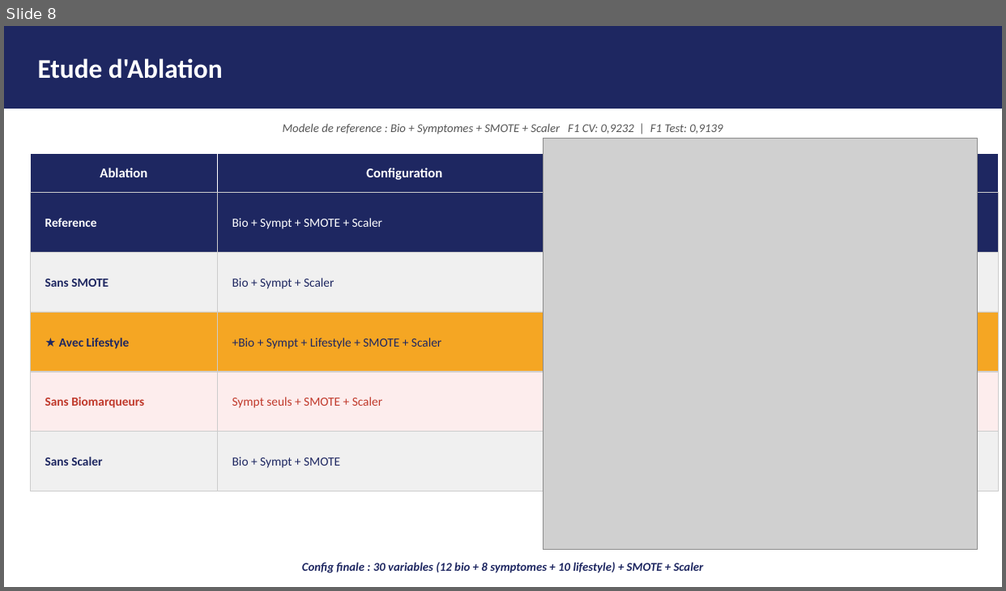
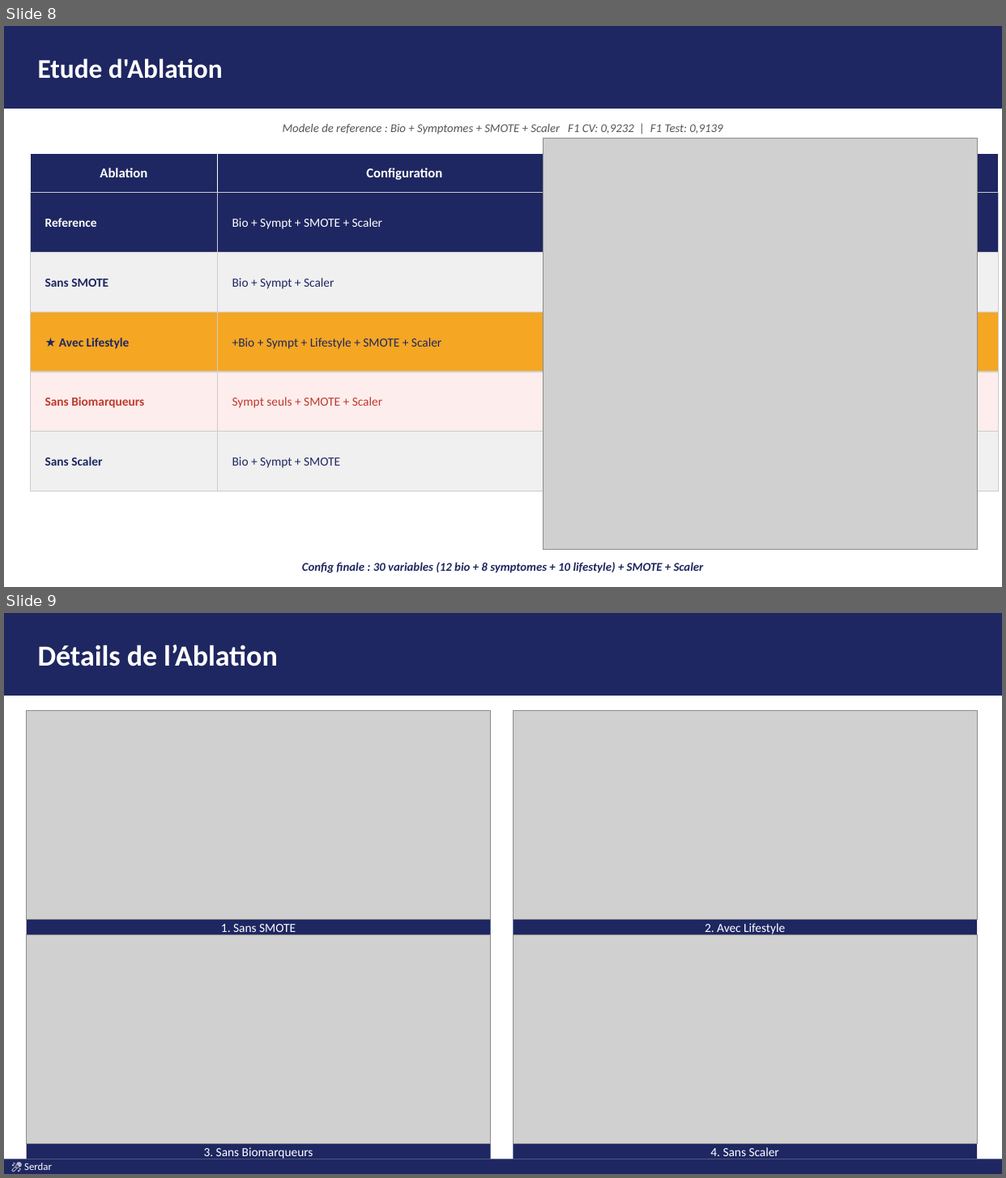
Before and after one commit to serdarvarl/projet_vitamin_IA, a slide deck: docs/presentation_vitaIA.pptx. Shown one above the other, each under a label of ours: slide 8 before the commit, slides 8 and 9 after it. The pictures are 1006x591 and 1006x1178 pixels, drawn with LibreOffice and Linux fonts; fonts in the diff are those of the drawing; grey boxes stand for pictures. Boxes give left, top, right and bottom in pixels: in the first picture for what was removed or moved away, otherwise in the second. Text is boxed around its words. In the diff, an @@ line names an element or a change of style, - is before the commit and + after.

Commit message:
docs: ajout slides détails ablation, matrices confusion et courbes apprentissage

```diff
--- a/docs/presentation_vitaIA.pptx
+++ b/docs/presentation_vitaIA.pptx
@@ slide 9 added at bbox=[4, 613, 1002, 1174], background #FFFFFF @@
@@ rectangle added at bbox=[4, 613, 1002, 696], fill #1E2761, outline #1E2761 1 pt @@
@@ text added at bbox=[38, 645, 278, 666], 28 pt, text #FFFFFF, bold @@
+Détails de l’Ablation
@@ picture added at bbox=[27, 710, 491, 920] @@
@@ picture added at bbox=[513, 710, 978, 920] @@
@@ rectangle added at bbox=[27, 920, 491, 935], fill #1E2761, 12 pt, text #FFFFFF @@
+1. Sans SMOTE
@@ rectangle added at bbox=[513, 920, 978, 935], fill #1E2761, 12 pt, text #FFFFFF @@
+2. Avec Lifestyle
@@ picture added at bbox=[27, 935, 491, 1144] @@
@@ picture added at bbox=[513, 935, 978, 1144] @@
@@ rectangle added at bbox=[27, 1144, 491, 1160], fill #1E2761, 12 pt, text #FFFFFF @@
+3. Sans Biomarqueurs
@@ rectangle added at bbox=[513, 1144, 978, 1160], fill #1E2761, 12 pt, text #FFFFFF @@
+4. Sans Scaler
@@ rectangle added at bbox=[4, 1160, 1002, 1174], fill #1E2761 @@
@@ text added at bbox=[24, 1163, 52, 1170], 10 pt, text #FFFFFF @@
+🎤 Serdar
```
Also in this commit, not shown: 2 other slides added.
